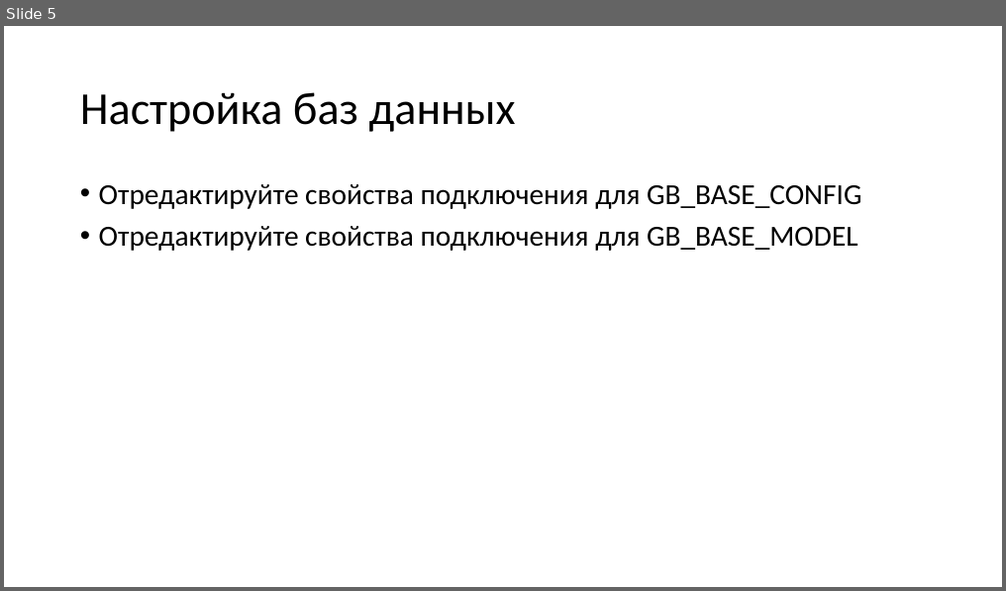
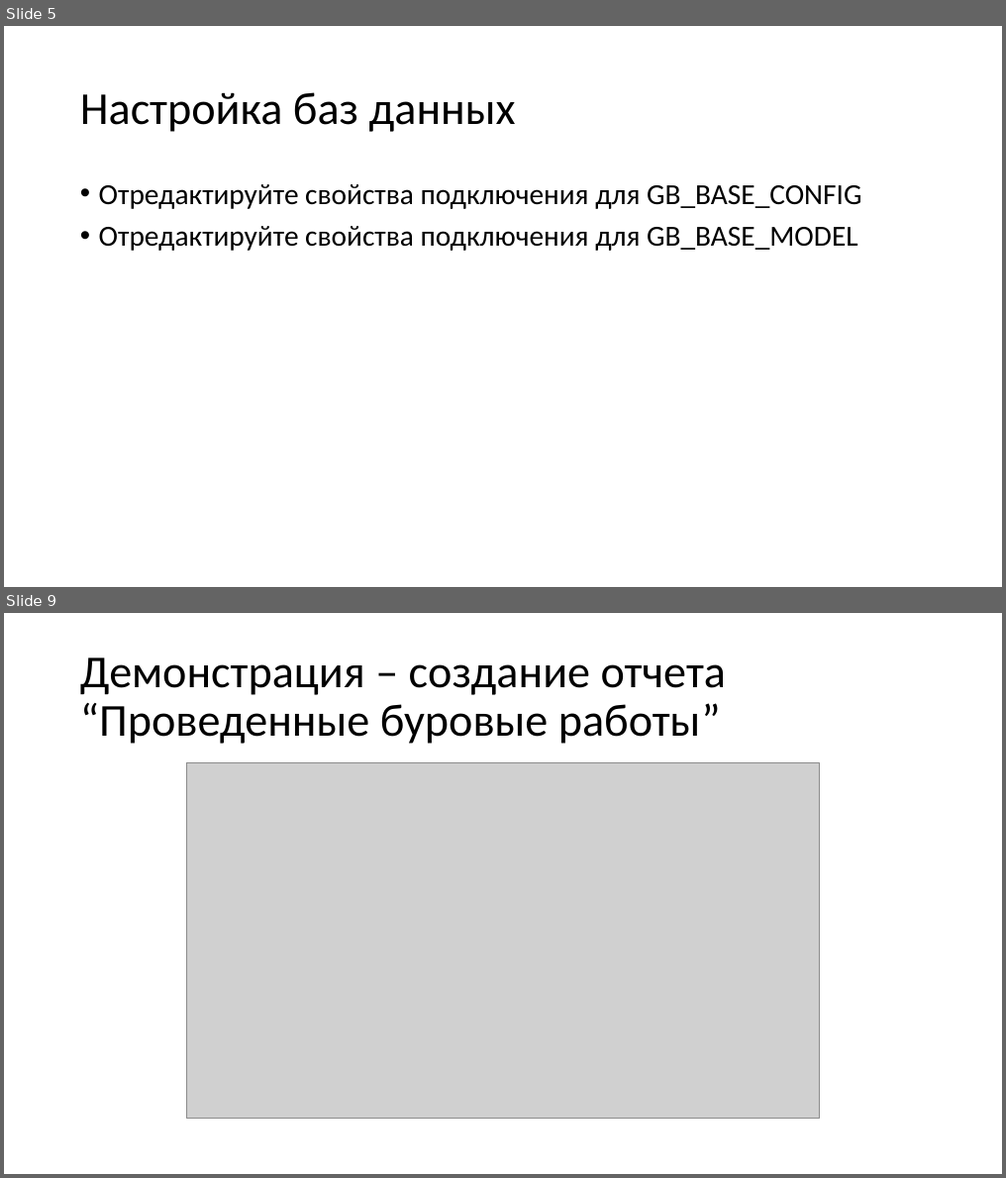
Before and after one commit to dmitriykuptsov/SQL, a slide deck: GB.pptx. Shown one above the other, each under a label of ours: slide 5 before the commit, slides 5 and 9 after it; the slides between them are not shown. The pictures are 1006x591 and 1006x1178 pixels, drawn with LibreOffice and Linux fonts; fonts in the diff are those of the drawing; grey boxes stand for pictures. Boxes give left, top, right and bottom in pixels: in the first picture for what was removed or moved away, otherwise in the second. Text is boxed around its words. In the diff, an @@ line names an element or a change of style, - is before the commit and + after.

```diff
--- a/GB.pptx
+++ b/GB.pptx
@@ slide 9 added at <box>4,613,1002,1174</box>, background #FFFFFF @@
@@ title added at <box>80,658,726,744</box>, 44 pt, text #000000 @@
+Демонстрация – создание отчета “Проведенные буровые работы”
@@ picture added at <box>187,762,820,1119</box> @@
```
Also in this commit, not shown: 1 slide changed, 6 other slides added, 1 slide removed.
